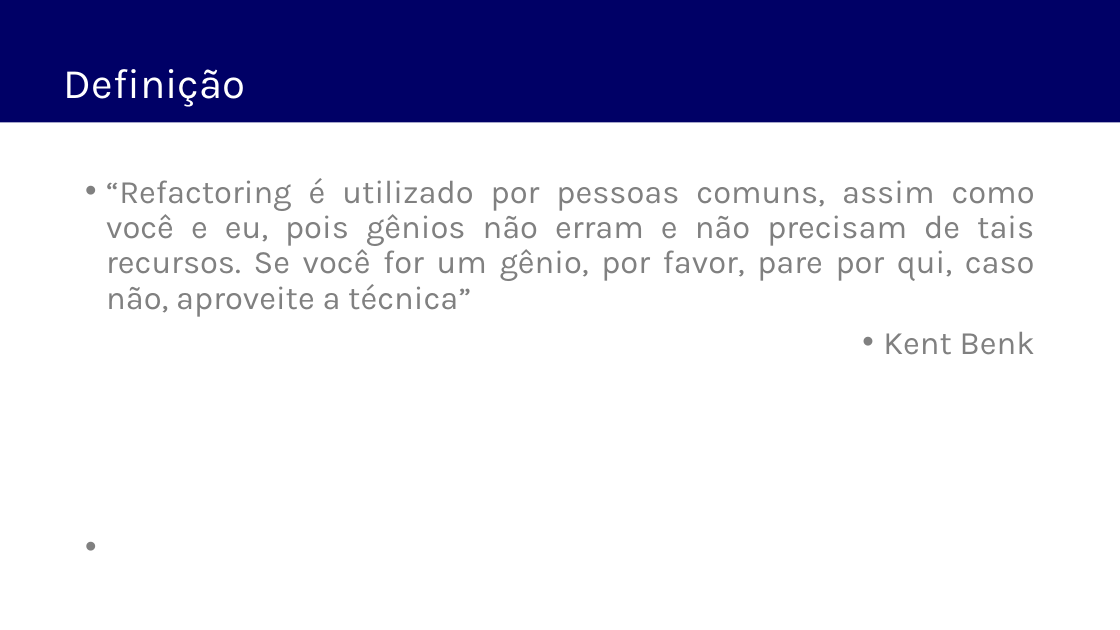
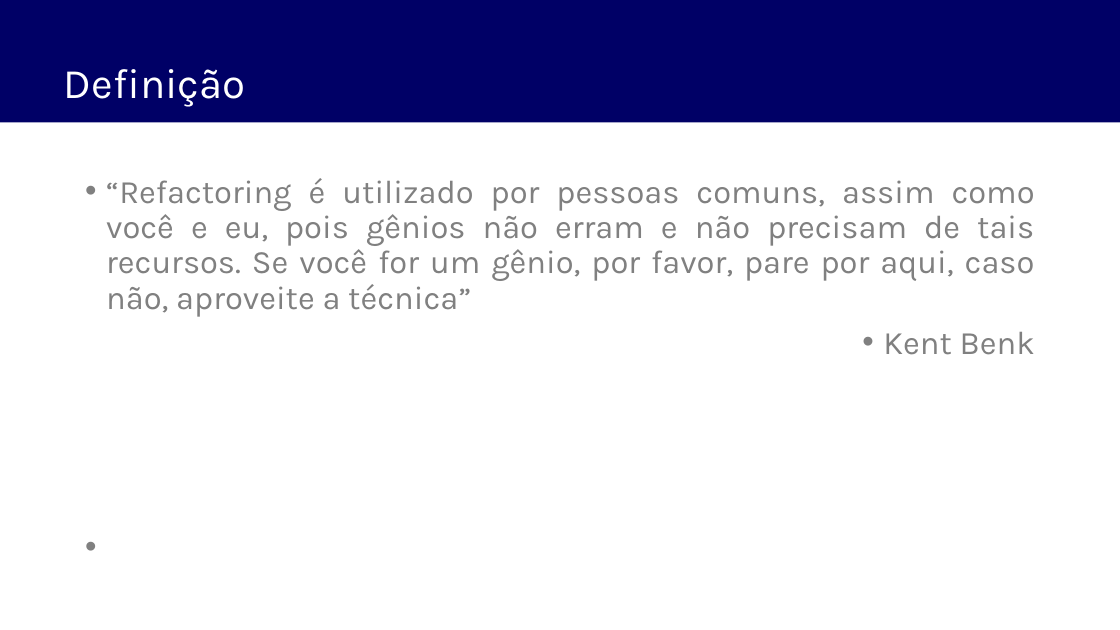
Before and after one commit to fabiomargarito/Cursos, a slide deck: slide 82 of ppt/Fundamentos em Arquitetura de Software com C# - Modulo 2.pptx. Drawn at 1120x630 pixels with LibreOffice and Linux fonts; fonts in the diff are those of the drawing. Boxes give left, top, right and bottom in pixels: in the first picture for what was removed or moved away, otherwise in the second. Text is boxed around its words. In the diff, an @@ line names an element or a change of style, - is before the commit and + after.

```diff
--- a/ppt/Fundamentos em Arquitetura de Software com C# - Modulo 2.pptx
+++ b/ppt/Fundamentos em Arquitetura de Software com C# - Modulo 2.pptx
@@ text at (x1=106, y1=178, x2=1035, y2=317): text changed @@
-“Refactoring é utilizado por pessoas comuns, assim como você e eu, pois gênios não erram e não precisam de tais recursos. Se você for um gênio, por favor, pare por qui, caso não, aproveite a técnica”
+“Refactoring é utilizado por pessoas comuns, assim como você e eu, pois gênios não erram e não precisam de tais recursos. Se você for um gênio, por favor, pare por aqui, caso não, aproveite a técnica”
```
Also in this commit, not shown: 1 other slide changed, 27 other files.
